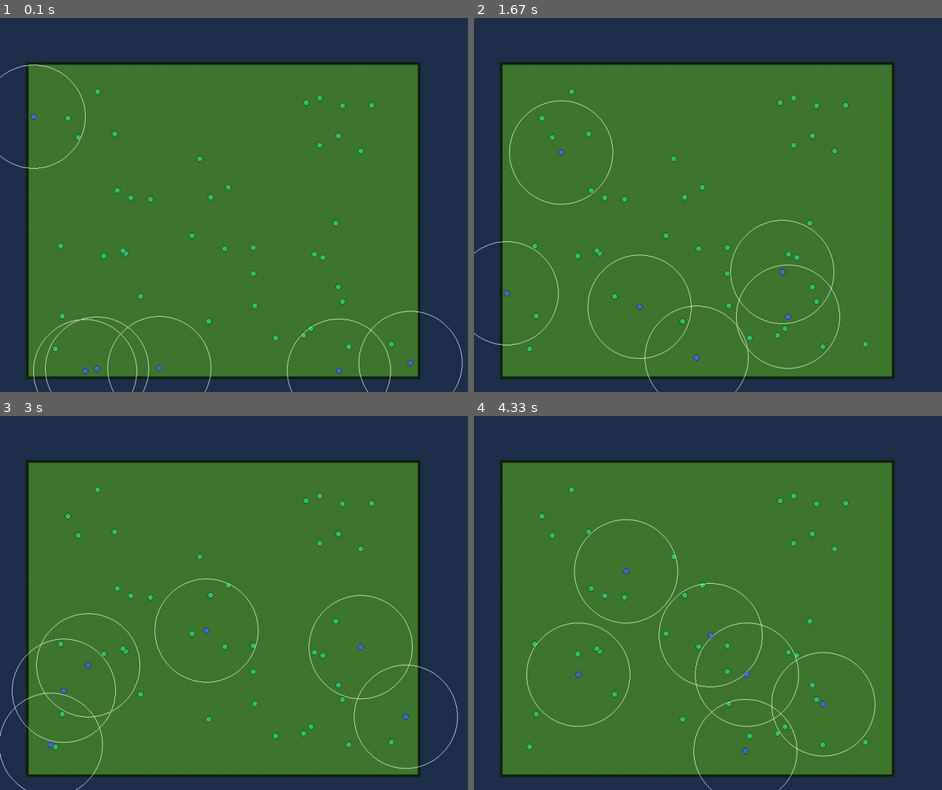
Above: before the commit, frames 1-4 (two rows, left to right).
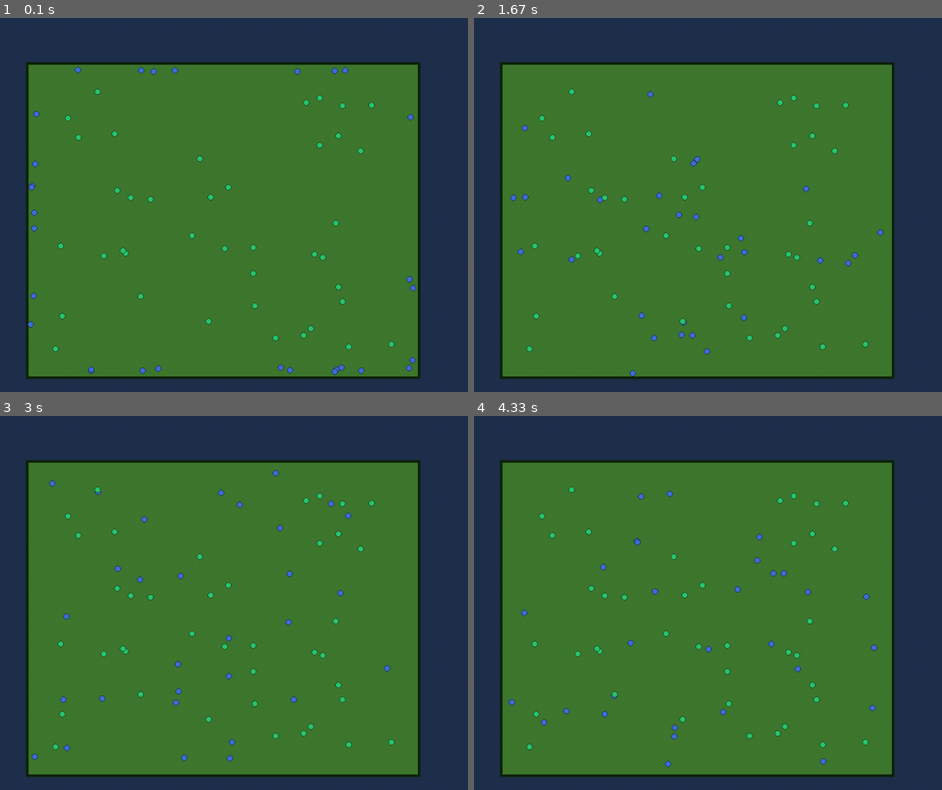
Above: after the commit, the same moments.

Repository: Quartef12345/Natural-Selection-Simulation
Game: pygame game, started from main.py
The game is run twice, just before and just after one commit, with the same random seed, the same clock (stepped at 60 frames per second) and the same inputs.
Inputs:
- Up to frame 1 (0.1 s): no input
- Up to frame 2 (1.67 s): no input
- Up to frame 3 (3 s): no input
- Up to frame 4 (4.33 s): no input

The runs differ from the first frame. In frame 1, 1.3% of the frame differs, in the area x 0-99%, y 12-100%; in frame 2, 1.7%; in frame 3, 1.8%, in the area x 0-98%, y 14-100%; in frame 4, 1.8%.

Commit message:
More Utilities

Diff:
--- a/creatures.py
+++ b/creatures.py
@@ -32,7 +32,7 @@
 
 
 def generateName():
-    name = "bin" + random.choice(state.BIN_NAMES)
+    name = "Bin" + random.choice(state.BIN_NAMES)
     return name
 
 class Bin:
@@ -82,10 +82,10 @@
 
         self.checkBorders()
 
-        if fruited_bush != None:
+        if fruited_bush != None:        #Checks if bin is in "range" to eat fruit
             if ((fruited_bush.position[0]  > self.position[0] - 3) and (fruited_bush.position[0]  < self.position[0] + 3)) and ((fruited_bush.position[1]  > self.position[1] - 3) and (fruited_bush.position[1]  < self.position[1] + 3)):
                 fruited_bush.fruits -= 1
-                self.energy += 50
+                self.energy += state.ENERGY_PER_FRUIT
 
 
 
@@ -98,7 +98,7 @@
             self.boring_timer = 0
 
         if self.boring_timer <= 0:
-            if self.position[0] < state.GRID_X + 30:
+            if self.position[0] < state.GRID_X + 30:        #Logic to make bins nto get stuck on edges
                 x = abs(random.randrange(-100,100))
             elif self.position[0] > state.GRID_WIDTH - 30:
                 x = -abs(random.randrange(-100,100))
--- a/main.py
+++ b/main.py
@@ -1,6 +1,5 @@
 import pygame
 import time
-
 import state
 import creatures
 import render
@@ -28,14 +27,16 @@
 #	-Graphs
 #	-Representation of Populataion
 
+pygame.init()
+screen = pygame.display.set_mode((state.x, state.y))
+clock = pygame.time.Clock()
+running = True
+
 creatures.inicializeBushes(state.BUSH_AMOUNT)
 creatures.inicializeBins(state.STARTING_BIN_AMOUNT)
 
 # pygame setup
-pygame.init()
-screen = pygame.display.set_mode((1280, 720))
-clock = pygame.time.Clock()
-running = True
+
 
 last_dt = time.time()
 
--- a/render.py
+++ b/render.py
@@ -11,6 +11,18 @@
 bins = creatures.bins_array
 bins_radius = state.BIN_RADIUS
 
+
+pygame.font.init()
+display_surface = pygame.display.set_mode((state.x, state.y))
+
+# set the pygame window name
+pygame.display.set_caption('Show Text')
+
+grid_font = pygame.font.Font('freesansbold.ttf', 15)
+
+
+
+
 #Render Main
 def drawScreen(grid_size,surface):
     surface.fill("#1f304d")
@@ -21,7 +33,6 @@
         renderBush(bush, grid_size, surface)
         renderFruits(bush, grid_size, surface)
     renderUtilities(bins, bushes, grid_size, surface)
-
 
 
 
@@ -40,9 +51,21 @@
     pygame.draw.circle(surface, "#28c76f", (grid[0] + bush.position[0], grid[1] + bush.position[1]), bush_radius*0.9)#center
 
 def renderUtilities(bins, bushes, grid, surface):
-    if state.RENDER_AWARENESS:
+
         for bin in bins:
-            pygame.draw.circle(surface, "#FFFFFF", (grid[0] + bin.position[0], grid[1] + bin.position[1]), state.STARTING_AWARENESS, 1)
+            if state.RENDER_AWARENESS:
+                pygame.draw.circle(surface, "#FFFFFF", (grid[0] + bin.position[0], grid[1] + bin.position[1]), state.STARTING_AWARENESS, 1)
+            if state.RENDER_ENERGY:
+                energy_text = grid_font.render(f"{math.floor(bin.energy)}", True, "#FFFFFF")
+                energy_surface = energy_text.get_rect()
+                energy_surface.center = (bin.position[0] + grid[0], bin.position[1] + grid[1] + state.BIN_RADIUS*1.5)
+                surface.blit(energy_text, energy_surface)
+            if state.RENDER_NAMES:
+                name_text = grid_font.render(f"{bin.name}", True, "#FFFFFF")
+                name_surface = name_text.get_rect()
+                name_surface.center = (bin.position[0] + grid[0], bin.position[1] + grid[1] - state.BIN_RADIUS*1.5)
+                surface.blit(name_text, name_surface)
+
 
 def renderFruits(bush, grid, surface):
     i = 0
--- a/state.py
+++ b/state.py
@@ -1,5 +1,9 @@
-#Constants
+#Simulator Variables
 dt = 1
+x = 1280
+y = 720
+
+
 
 #Grid constants
 GRID_X = 50
@@ -9,7 +13,9 @@
 GRID_SIZE = (GRID_X, GRID_Y, GRID_WIDTH, GRID_HEIGTH)
 
 #Render Options
-RENDER_AWARENESS = True
+RENDER_AWARENESS = False
+RENDER_ENERGY = False
+RENDER_NAMES = False
 
 #bush constants
 BUSH_RADIUS = 6
@@ -18,6 +24,7 @@
 MIN_GROWTH_TIME = 9
 MAX_GROWTH_TIME = 24
 MAX_FRUITS = 4
+ENERGY_PER_FRUIT = 15
 
 #Bins Constants
 
@@ -69,4 +76,4 @@
 
 #Simulation Constants
 BUSH_AMOUNT = 40
-STARTING_BIN_AMOUNT = 6
+STARTING_BIN_AMOUNT = 30
